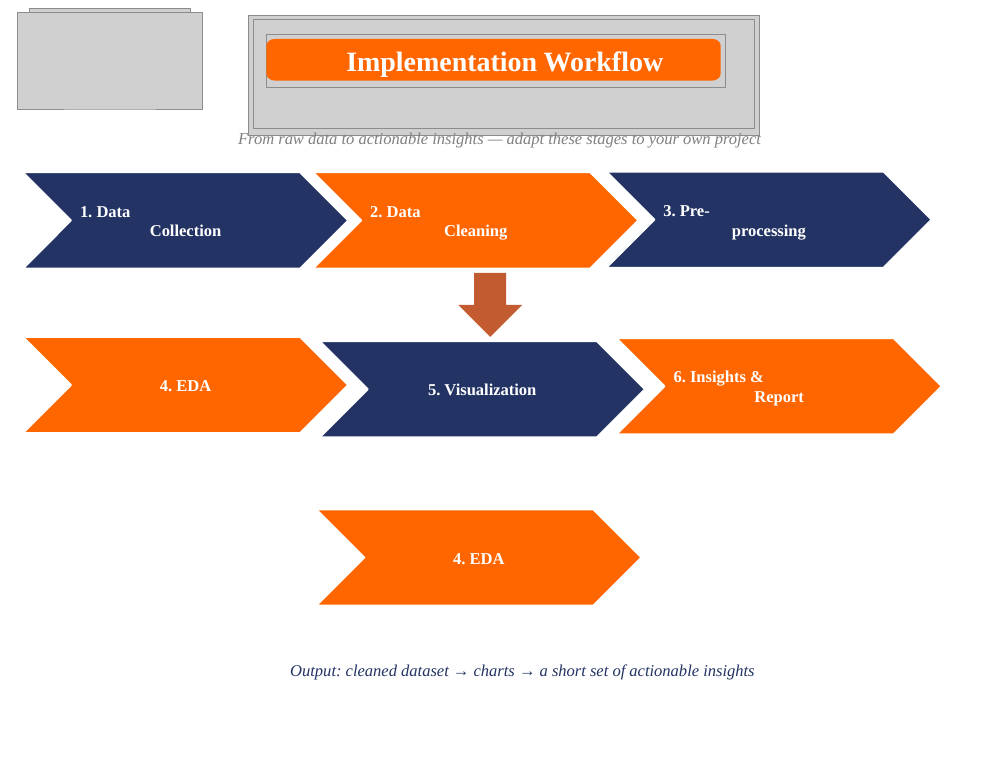
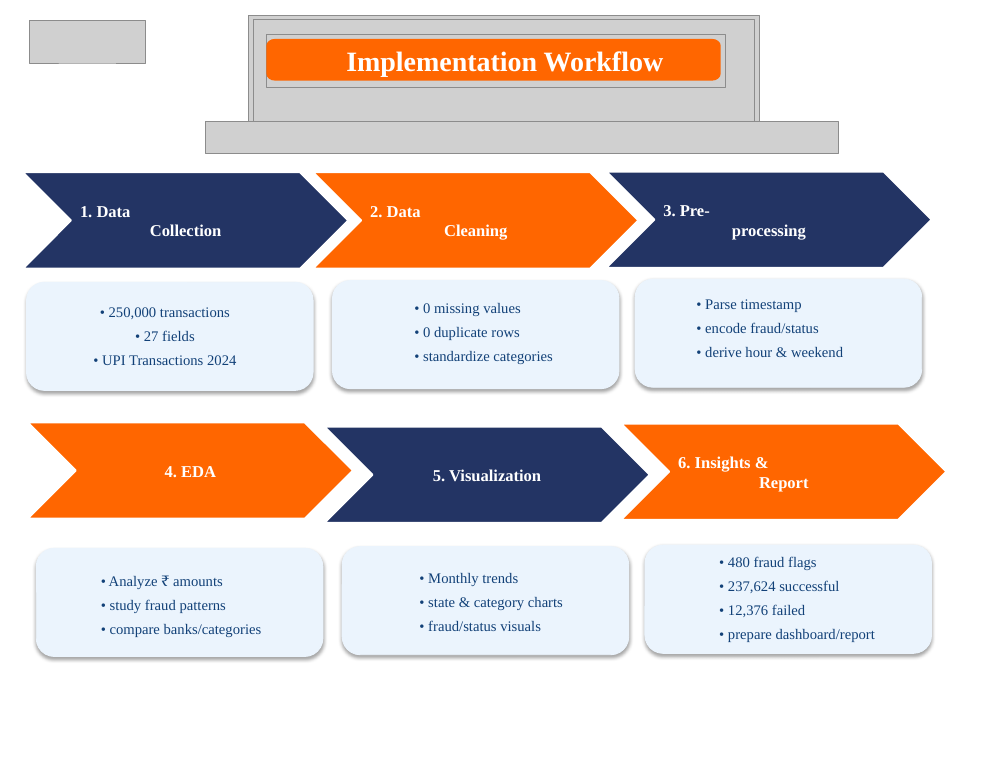
Before and after one commit to ManojReddyTetala/UPI-Transaction-Analysis, a slide deck: slide 13 of PPTs/REVIEW - 2.pptx (slide 14 before the commit). Drawn at 1008x779 pixels with LibreOffice and Linux fonts; fonts in the diff are those of the drawing; grey boxes stand for pictures; background and template pictures are left out. Boxes give left, top, right and bottom in pixels: in the first picture for what was removed or moved away, otherwise in the second. Text is boxed around its words. In the diff, an @@ line names an element or a change of style, - is before the commit and + after.

```diff
--- a/PPTs/REVIEW - 2.pptx
+++ b/PPTs/REVIEW - 2.pptx
@@ picture removed at (17,13,203,109) @@
@@ picture: place and size @@
-picture at (29,8,192,74)
+picture at (29,20,146,62)
@@ picture added at (205,121,838,153) @@
@@ text removed at (238,131,761,148) @@
-From raw data to actionable insights — adapt these stages to your own project
@@ rounded rectangle added at (27,282,313,390), fill #EBF4FD, outline #EBF4FD 0.75 pt @@
@@ rounded rectangle added at (333,280,619,389), fill #EBF4FD, outline #EBF4FD 0.75 pt @@
@@ down arrow removed at (458,273,522,337) @@
@@ rounded rectangle added at (635,279,922,388), fill #EBF4FD, outline #EBF4FD 0.75 pt @@
@@ text added at (705,299,843,357), 11.5 pt, text #124178 @@
+• Parse timestamp
+• encode fraud/status
+• derive hour & weekend
@@ text added at (102,307,236,365), 11.5 pt, text #124178 @@
+• 250,000 transactions
+• 27 fields
+• UPI Transactions 2024
@@ text added at (423,303,552,364), 11.5 pt, text #124178 @@
+• 0 missing values
+• 0 duplicate rows
+• standardize categories
@@ 3 chevrons: place and size @@
-3 chevrons at (23,337,942,437)
+3 chevrons at (27,422,947,523)
@@ chevron removed at (316,509,641,606) @@
-4. EDA
@@ rounded rectangle added at (37,548,323,656), fill #EBF4FD, outline #EBF4FD 0.75 pt @@
@@ rounded rectangle added at (342,546,629,654), fill #EBF4FD, outline #EBF4FD 0.75 pt @@
@@ rounded rectangle added at (645,545,932,653), fill #EBF4FD, outline #EBF4FD 0.75 pt @@
@@ text added at (728,556,875,642), 11.5 pt, text #124178 @@
+• 480 fraud flags
+• 237,624 successful
+• 12,376 failed
+• prepare dashboard/report
@@ text added at (109,576,262,637), 11.5 pt, text #124178 @@
+• Analyze ₹ amounts
+• study fraud patterns
+• compare banks/categories
@@ text added at (428,573,563,631), 11.5 pt, text #124178 @@
+• Monthly trends
+• state & category charts
+• fraud/status visuals
@@ text removed at (290,664,754,680) @@
-Output: cleaned dataset → charts → a short set of actionable insights
```
Also in this commit, not shown: 8 other slides changed, 2 slides added, 3 slides removed, 20 other files.
